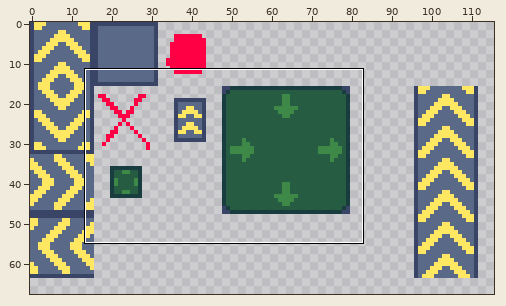
Two states of a sprite sheet, gfx/tileset.png. Above, an overview of the earlier version with the close-up marked.
Close-up. Before:
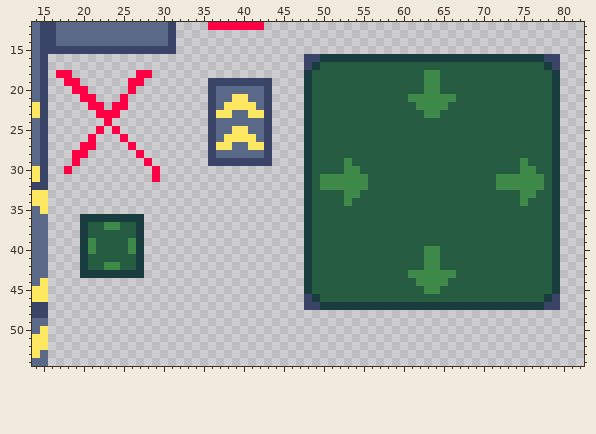
The file is 256x256 pixels. Shown: x 14..82, y 12..54. The wide view leaves out empty margins.
New version:
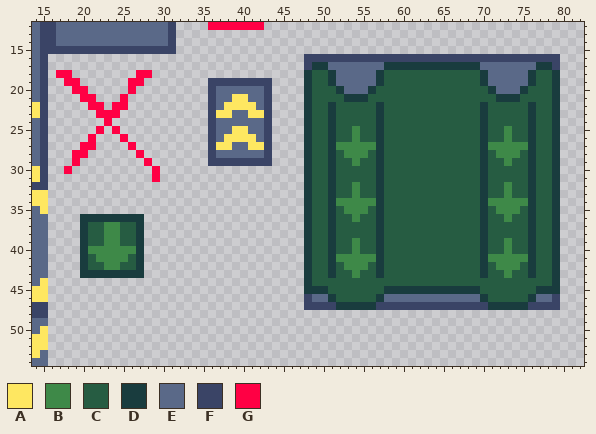
Palette (. is transparent): A #fee761  B #3e8948  C #265c42  D #193c3e  E #5a6988  F #3a4466  G #ff0044
From old to new:
Changed rows in their new state; - is an unchanged pixel.
first column x 21:
16 -----------------------------FFFFFFFFFFFFFFFFFFFFFFFFFFFF-
17 -----------------------------DEEEEEEEDDDDDDDDDDDDEEEEEEED-
18 ------------------------------DEEEEED-----CC-----DEEEEED--
19 ------------------------------DEEEEED-----CC-----DEEEEED--
20 -------------------------------DEEED------CC------DEEED---
21 --------------------------------DDD-----CCCCCC-----DDD----
22 ------------------------------D-----D----CCCC----D-----D--
23 ------------------------------D-----D-----CC-----D-----D--
24 ------------------------------D-----D------------D-----D--
25 ------------------------------D--B--D------------D--B--D--
26 ------------------------------D--B--D------------D--B--D--
27 ------------------------------DBBBBBD------------DBBBBBD--
28 ------------------------------D-BBB-D------------D-BBB-D--
29 ------------------------------D-CB--D------------D--B-CD--
30 ------------------------------D-CC--D------------D----CD--
31 -----------------------------CDCCCC-D------------D-CCCCDC-
32 -----------------------------CDCC-C-D------------D-C-CCDC-
33 ------------------------------D-C---D------------D--B-CD--
34 ------------------------------DB-BBBD------------DBBBB-D--
35 ------------------------------D-BBB-D------------D-BBB-D--
36 ------------------------------D--B--D------------D--B--D--
37 ------------------------------D-----D------------D-----D--
38 --BB--------------------------D-----D------------D-----D--
39 C-BB-C------------------------D--B--D------------D--B--D--
40 -BBBB-------------------------D--B--D-----CC-----D--B--D--
41 -BBBB-------------------------DBBBBBD-----CC-----DBBBBBD--
42 ------------------------------D-BBB-D-----CC-----D-BBB-D--
43 ------------------------------D--B--D---CCCCCC---D--B--D--
44 -----------------------------------------CCCC-------------
45 ----------------------------DD-------DDDDDDDDDDDD-------DD
46 ----------------------------EED-----DEEEEEEEEEEEED-----DEE
47 -----------------------------FF-----FFFFFFFFFFFFFF-----FF-
Boxes around the changes in both close-ups, in picture pixels (x1, y1, x2, y2):
changed: (312, 54, 552, 310)
changed: (88, 230, 136, 262)
